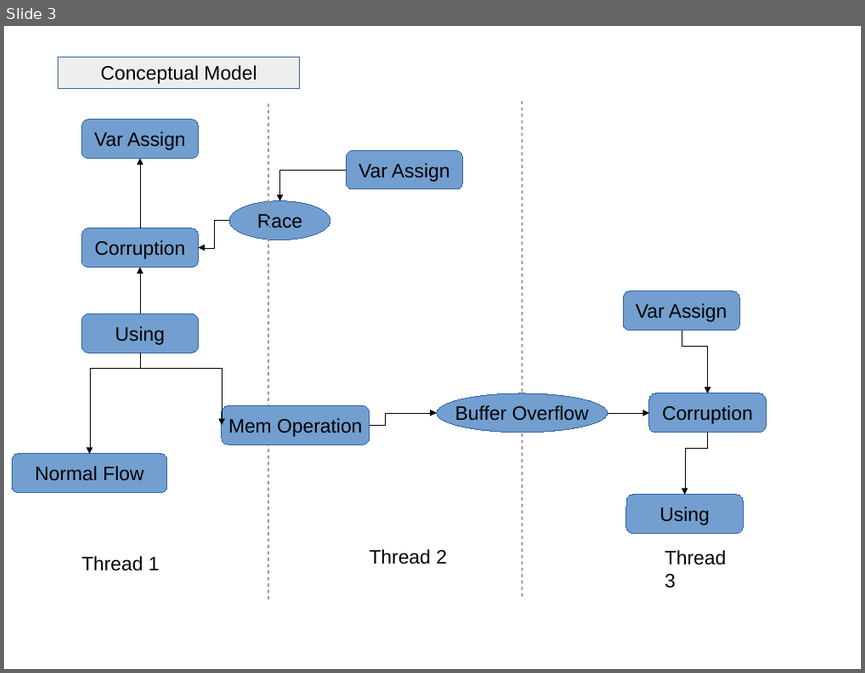
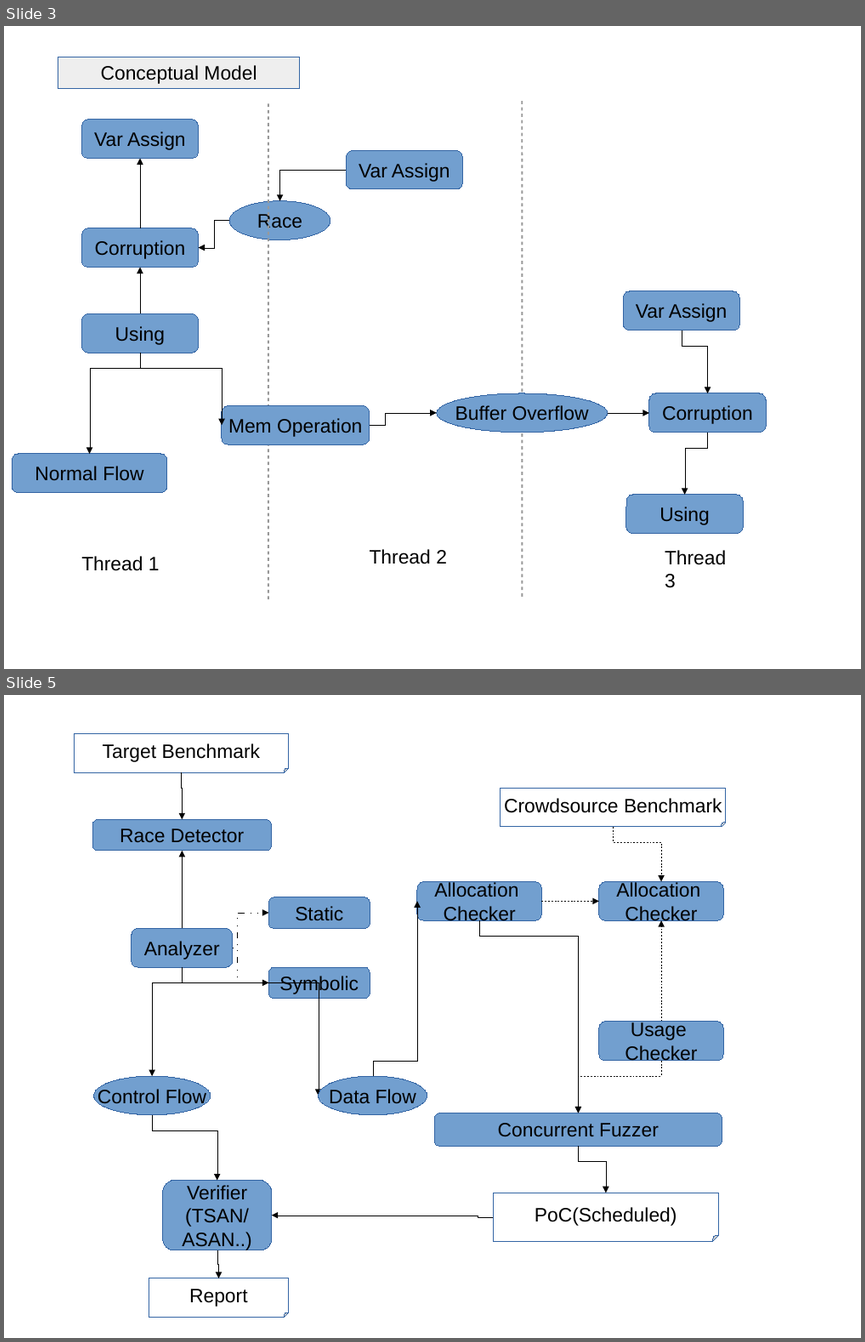
Before and after one commit to ab1gale/conatkpaper, a slide deck: design.odp. Shown one above the other, each under a label of ours: slide 3 before the commit, slides 3 and 5 after it; the slides between them are not shown. The pictures are 865x673 and 865x1342 pixels, drawn with LibreOffice and Linux fonts; fonts in the diff are those of the drawing. Boxes give left, top, right and bottom in pixels: in the first picture for what was removed or moved away, otherwise in the second. Text is boxed around its words. In the diff, an @@ line names an element or a change of style, - is before the commit and + after.

```diff
--- a/design.odp
+++ b/design.odp
@@ slide 5 added at [4, 695, 861, 1338], background #FFFFFF @@
@@ folded corner added at [74, 734, 289, 772], fill #FFFFFF, outline #3465A4 0 pt, 18 pt, text #000000 @@
+Target Benchmark
@@ elbow arrow added from (182, 772) to (182, 819), #000000 0 pt @@
@@ folded corner added at [500, 788, 726, 827], fill #FFFFFF, outline #3465A4 0 pt, 18 pt, text #000000 @@
+Crowdsource Benchmark
@@ rounded rectangle added at [92, 819, 272, 851], fill #729FCF, outline #3465A4 0 pt, 18 pt, text #000000 @@
+Race Detector
@@ elbow arrow added from (613, 827) to (662, 882), #000000 0 pt @@
@@ elbow arrow added from (182, 928) to (182, 851), #000000 0 pt @@
@@ rounded rectangle added at [269, 897, 370, 928], fill #729FCF, outline #3465A4 0 pt, 18 pt, text #000000 @@
+Static
@@ rounded rectangle added at [418, 882, 542, 920], fill #729FCF, outline #3465A4 0 pt, 18 pt, text #000000 @@
+Allocation
+Checker
@@ rounded rectangle added at [600, 882, 724, 920], fill #729FCF, outline #3465A4 0 pt, 18 pt, text #000000 @@
+Allocation
+Checker
@@ elbow arrow added from (233, 947) to (269, 913), #000000 0 pt @@
@@ elbow arrow added from (373, 1076) to (418, 901), #000000 0 pt @@
@@ elbow arrow added from (480, 920) to (579, 1112), #000000 0 pt @@
@@ elbow arrow added from (542, 901) to (600, 901), #000000 0 pt @@
@@ elbow arrow added from (662, 1021) to (662, 920), #000000 0 pt @@
@@ rounded rectangle added at [132, 928, 233, 967], fill #729FCF, outline #3465A4 0 pt, 18 pt, text #000000 @@
+Analyzer
@@ elbow arrow added from (233, 947) to (269, 982), #000000 0 pt @@
@@ elbow arrow added from (182, 967) to (152, 1076), #000000 0 pt @@
@@ elbow arrow added from (182, 967) to (318, 1095), #000000 0 pt @@
@@ rounded rectangle added at [269, 967, 370, 998], fill #729FCF, outline #3465A4 0 pt, 18 pt, text #000000 @@
+Symbolic
@@ rounded rectangle added at [600, 1021, 724, 1061], fill #729FCF, outline #3465A4 0 pt, 18 pt, text #000000 @@
+Usage
+Checker
@@ ellipse added at [93, 1076, 210, 1115], fill #729FCF, outline #3465A4 0 pt, 18 pt, text #000000 @@
+Control Flow
@@ ellipse added at [318, 1076, 427, 1115], fill #729FCF, outline #3465A4 0 pt, 18 pt, text #000000 @@
+Data Flow
@@ elbow arrow added from (662, 1061) to (579, 1112), #000000 0 pt @@
@@ elbow arrow added from (152, 1115) to (217, 1180), #000000 0 pt @@
@@ rounded rectangle added at [435, 1112, 722, 1146], fill #729FCF, outline #3465A4 0 pt, 18 pt, text #000000 @@
+Concurrent Fuzzer
@@ elbow arrow added from (579, 1146) to (606, 1192), #000000 0 pt @@
@@ rounded rectangle added at [163, 1180, 272, 1250], fill #729FCF, outline #3465A4 0 pt, 18 pt, text #000000 @@
+Verifier
+(TSAN/
+ASAN..)
@@ folded corner added at [493, 1192, 719, 1241], fill #FFFFFF, outline #3465A4 0 pt, 18 pt, text #000000 @@
+PoC(Scheduled)
@@ elbow arrow added from (493, 1217) to (272, 1215), #000000 0 pt @@
@@ elbow arrow added from (217, 1250) to (218, 1278), #000000 0 pt @@
@@ folded corner added at [148, 1278, 289, 1317], fill #FFFFFF, outline #3465A4 0 pt, 18 pt, text #000000 @@
+Report
```
Also in this commit, not shown: 2 slides changed, 2 other files.
